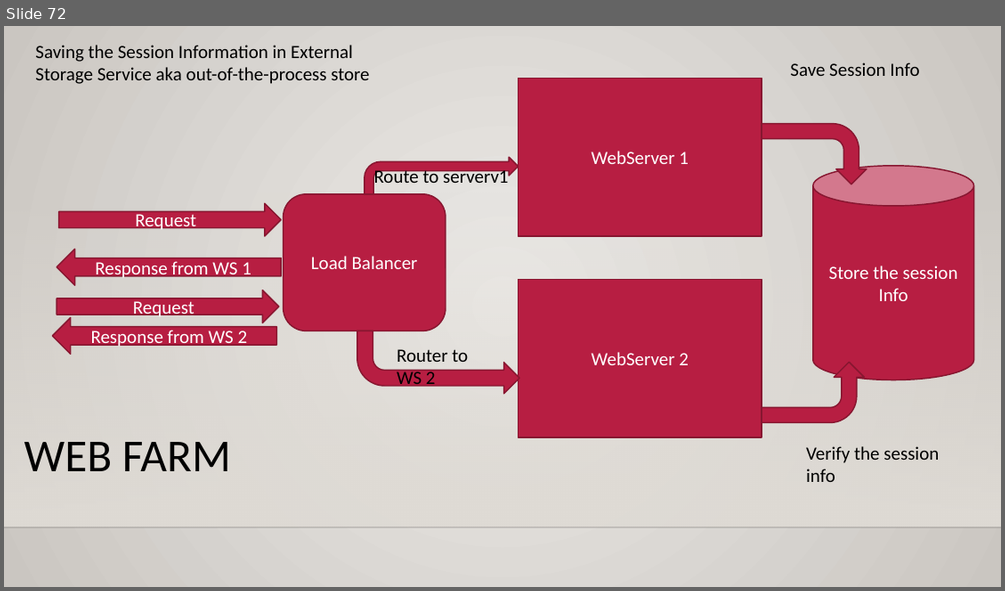
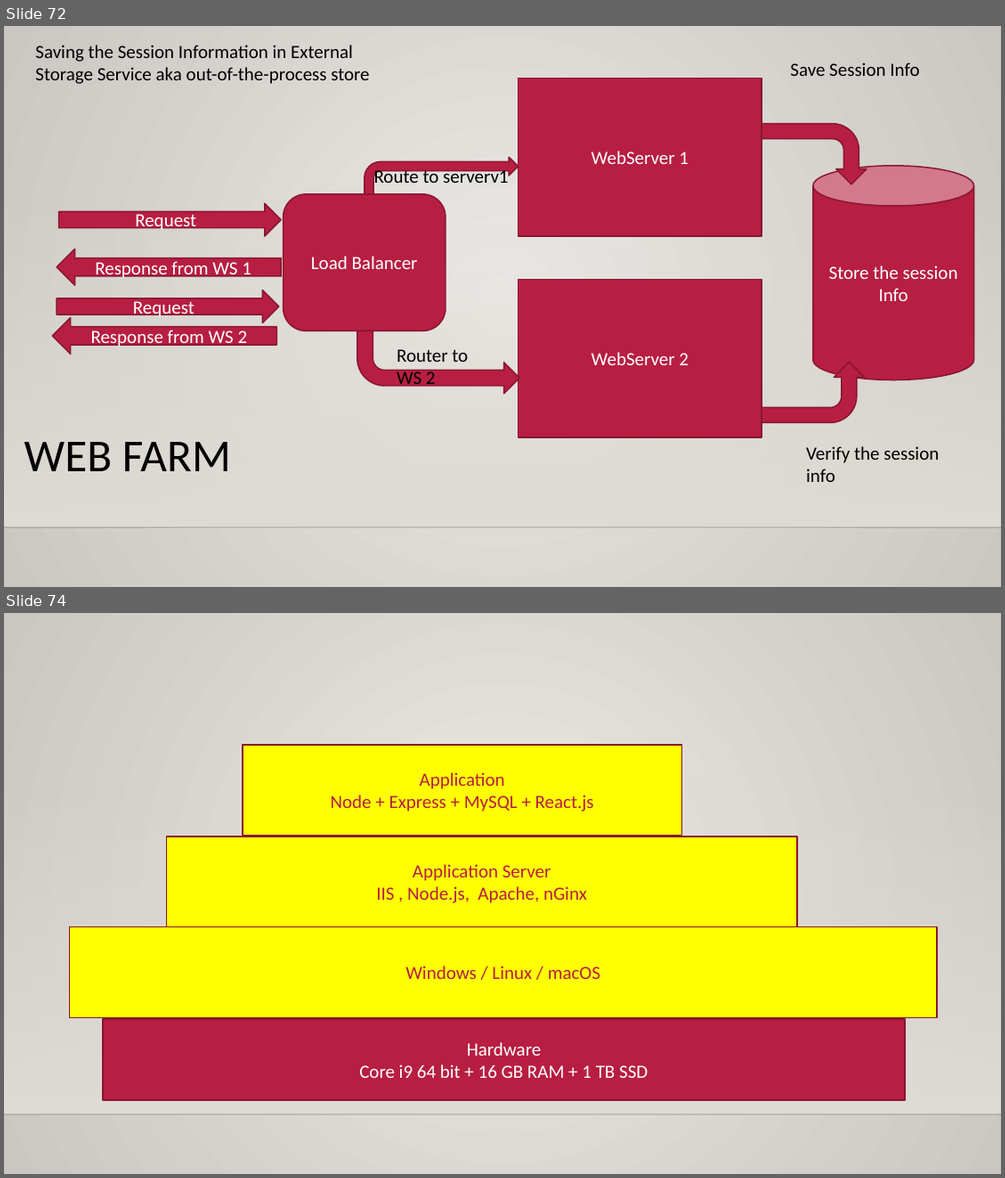
Before and after one commit to maheshsabnis/blazejan2021, a slide deck: Training_Notes_PPTs.pptx. Shown one above the other, each under a label of ours: slide 72 before the commit, slides 72 and 74 after it; the slides between them are not shown. The pictures are 1005x591 and 1005x1178 pixels, drawn with LibreOffice and Linux fonts; fonts in the diff are those of the drawing; background and template pictures are left out. Boxes give left, top, right and bottom in pixels: in the first picture for what was removed or moved away, otherwise in the second. Text is boxed around its words. In the diff, an @@ line names an element or a change of style, - is before the commit and + after.

```diff
--- a/Training_Notes_PPTs.pptx
+++ b/Training_Notes_PPTs.pptx
@@ slide 74 added at (4, 613, 1001, 1174), background gradient #ECEAE7 to #CAC7C1; not listed: 2 template elements that a slide beside it also shows @@
@@ rectangle added at (243, 745, 682, 835), fill #FFFF00, outline #871631 1.25 pt, 18 pt, text #B71E42 @@
+Application
+Node + Express + MySQL + React.js
@@ rectangle added at (166, 836, 797, 927), fill #FFFF00, outline #871631 1.25 pt, 18 pt, text #B71E42 @@
+Application Server
+IIS , Node.js, Apache, nGinx
@@ rectangle added at (70, 927, 938, 1018), fill #FFFF00, outline #871631 1.25 pt, 18 pt, text #B71E42 @@
+Windows / Linux / macOS
@@ rectangle added at (103, 1019, 905, 1101), fill #B71E42, outline #871631 1.25 pt, 18 pt, text #FFFFFF @@
+Hardware
+Core i9 64 bit + 16 GB RAM + 1 TB SSD
```
Also in this commit, not shown: 3 other slides added, 1 other file.
